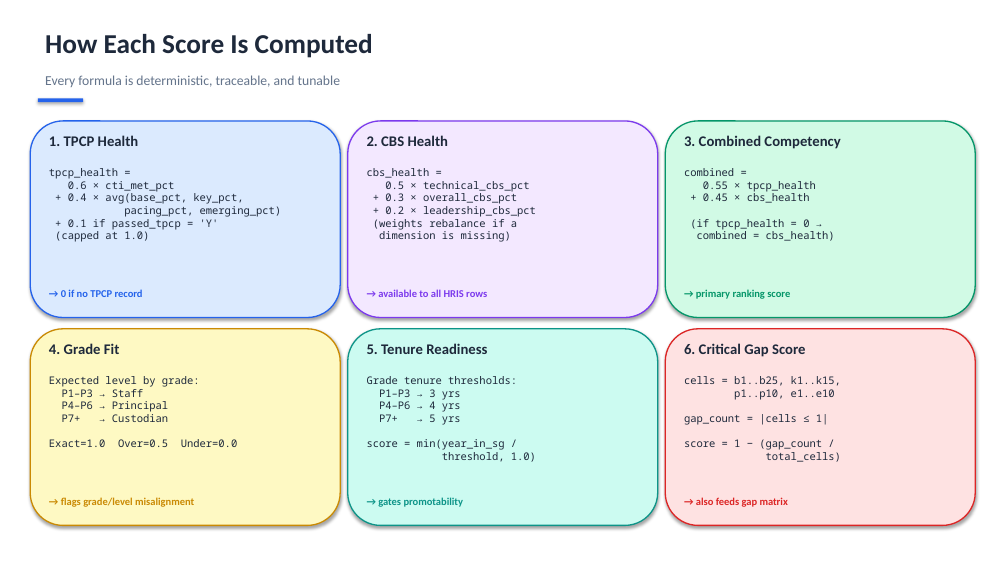
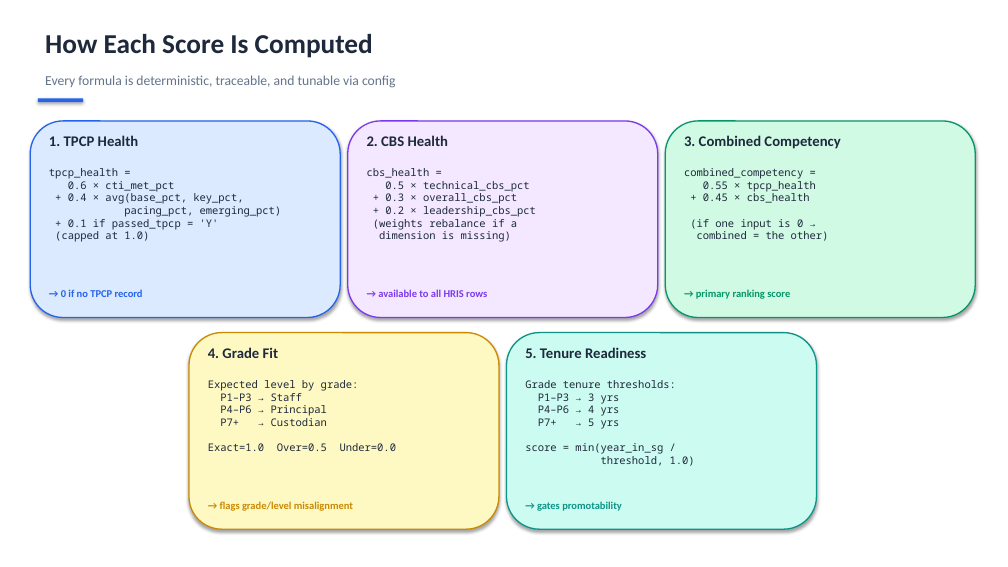
Before and after one commit to clementlowfuxing/recommender_system, a slide deck: slide 6 of cdwc_recommendation_system/presentation_ppt/CDWC_Architecture_Scoring_Flow.pptx. Drawn at 1008x567 pixels with LibreOffice and Linux fonts; fonts in the diff are those of the drawing. Boxes give left, top, right and bottom in pixels: in the first picture for what was removed or moved away, otherwise in the second. Text is boxed around its words. In the diff, an @@ line names an element or a change of style, - is before the commit and + after.

```diff
--- a/cdwc_recommendation_system/presentation_ppt/CDWC_Architecture_Scoring_Flow.pptx
+++ b/cdwc_recommendation_system/presentation_ppt/CDWC_Architecture_Scoring_Flow.pptx
@@ text at box(45, 75, 396, 88): text changed @@
-Every formula is deterministic, traceable, and tunable
+Every formula is deterministic, traceable, and tunable via config
@@ text at box(684, 168, 829, 241): text changed @@
-combined =
-0.55 × tpcp_health
-+ 0.45 × cbs_health
-(if tpcp_health = 0 →
-combined = cbs_health)
+combined_competency =
+0.55 × tpcp_health
++ 0.45 × cbs_health
+(if one input is 0 →
+combined = the other)
@@ rounded rectangle removed at box(665, 329, 975, 526) @@
@@ 6 texts, 2 rounded rectangles: place and size @@
-6 texts, 2 rounded rectangles at box(30, 329, 658, 526)
+6 texts, 2 rounded rectangles at box(189, 333, 817, 529)
@@ text removed at box(684, 343, 805, 357) @@
-6. Critical Gap Score
@@ text removed at box(684, 376, 841, 462) @@
-cells = b1..b25, k1..k15,
-p1..p10, e1..e10
-gap_count = |cells ≤ 1|
-score = 1 − (gap_count /
-total_cells)
@@ text removed at box(696, 497, 788, 507) @@
-→ also feeds gap matrix
```
Also in this commit, not shown: 7 other slides changed, 4 slides added, 3 slides removed, 6 other files.
